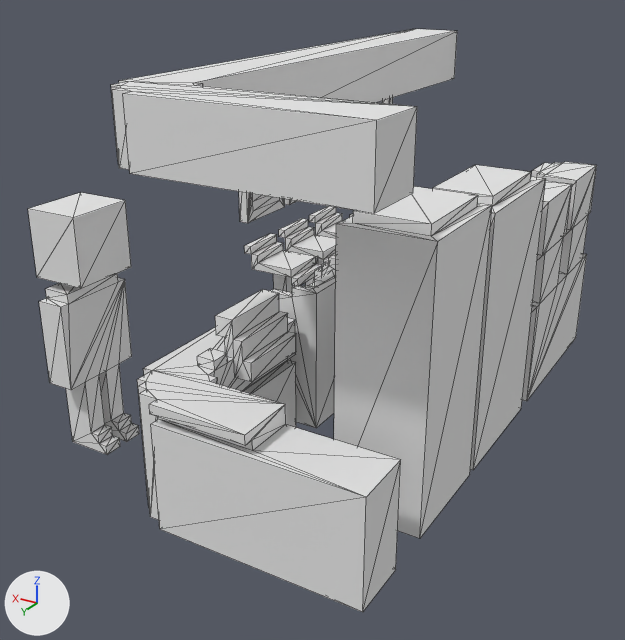
Before and after pictures for a commit that changed the OBJ model Too Many Girlfriends/Assets/Models/Environment/shop-6.obj.
Before and after are seen from a 50 mm camera at (-4.47, 7.09, 4.89) aimed at (0.06, -0.45, 1.12). Every picture has the same lights, and +X, +Y and +Z are marked at lower left. Mesh edges are drawn as thin lines. Where no turn or scale is listed for an object, it has been applied to the vertices. Vertices at the same position are counted once.

Objects in the first picture: 'Untitled'.
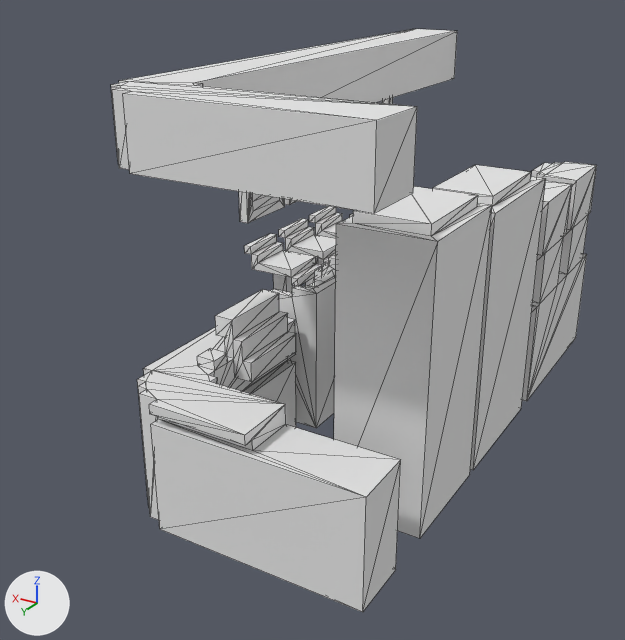
Changed parts and their boxes [x1, y1, x2, y2] in the pictures (625 x 640 px):
'Untitled', reshaped (15% narrower): before [28, 29, 597, 612]; after [111, 29, 597, 612]
part 1 of me_untitled, deleted: before [28, 192, 139, 455]

Edits to the bpy script that builds the scene:
```text
Change me_untitled:
    where me_untitled.from_pydata(...)  # 1131 vertices, 2230 faces; spans x -2.0..2.0, y -4.0..2.2, z 0.0..3.9
    used by ob_untitled; location = (0.0, 0.0, 0.0)
    me_untitled part 1: the loose piece of 64 vertices spanning x 1.4..2.0, y 0.8..1.7, z 0.0..2.6 is deleted
```
